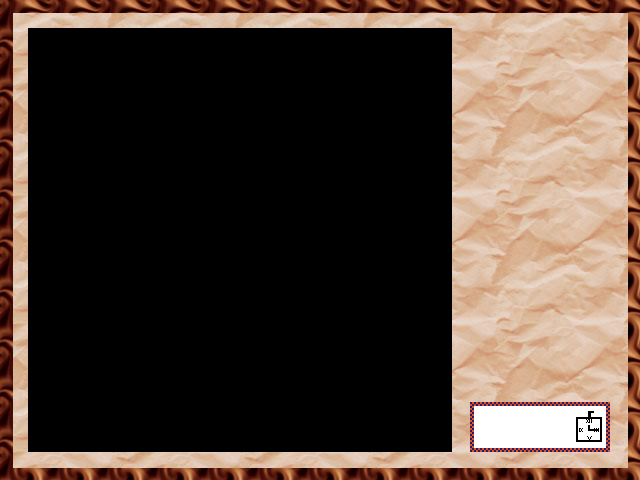
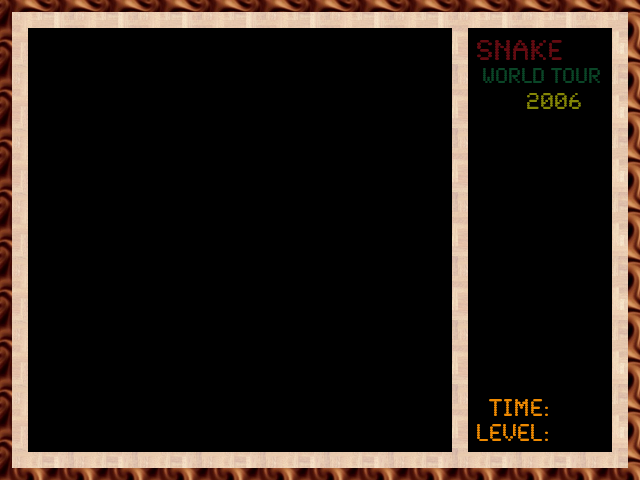
The second (640, 480) image is a revision of the first. Changes to its layers:
removed layer "Timer" over [470, 402, 610, 452]
added layer "Level:" above "Time:" over [477, 424, 548, 441]
added layer "Time:" above "SNAKE" over [489, 399, 548, 416]
added layer "SNAKE" above "Info" over [477, 40, 600, 109]
added layer "Info" above "Border" over [468, 28, 612, 452]
painted on "Background" over [12, 12, 628, 468]
